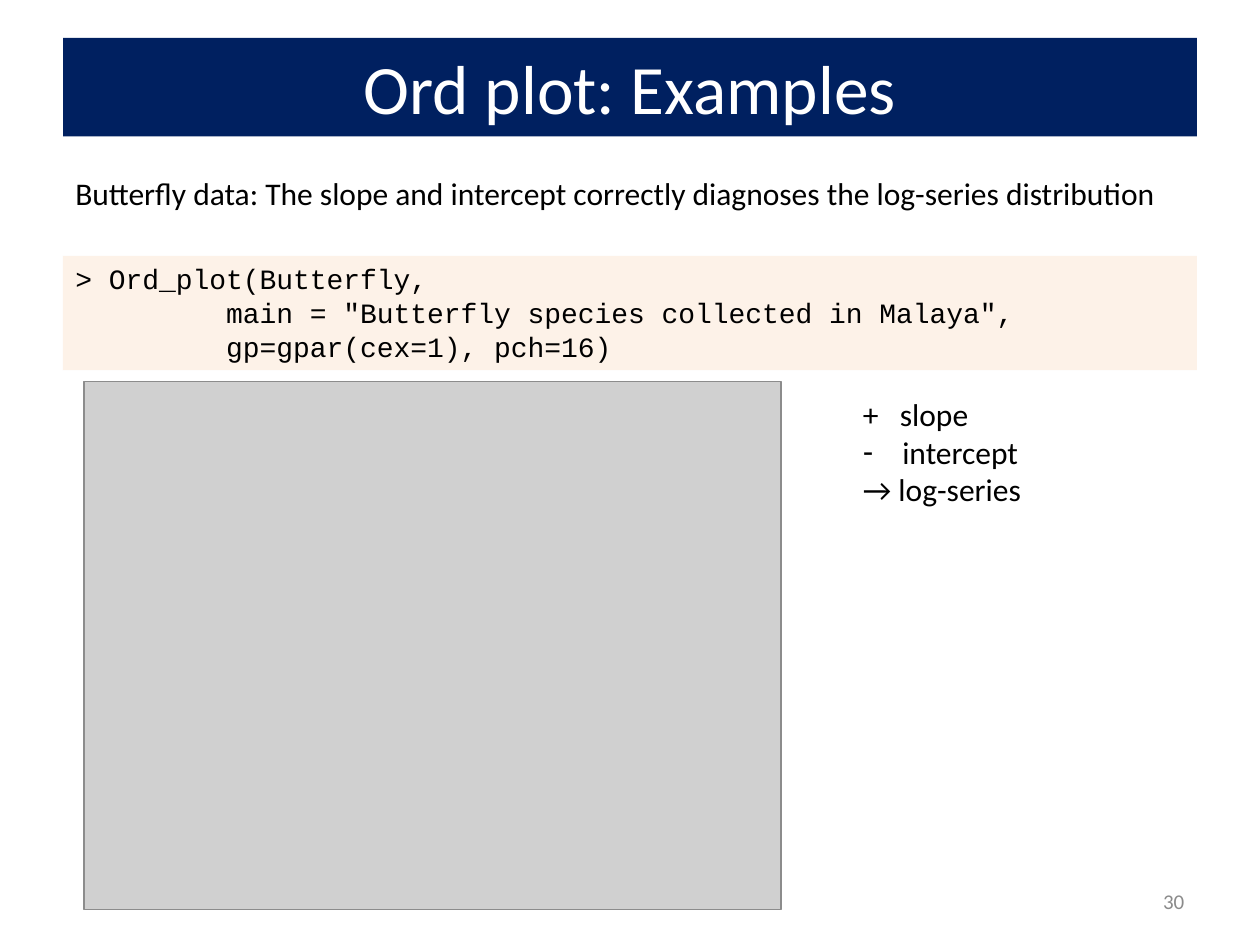
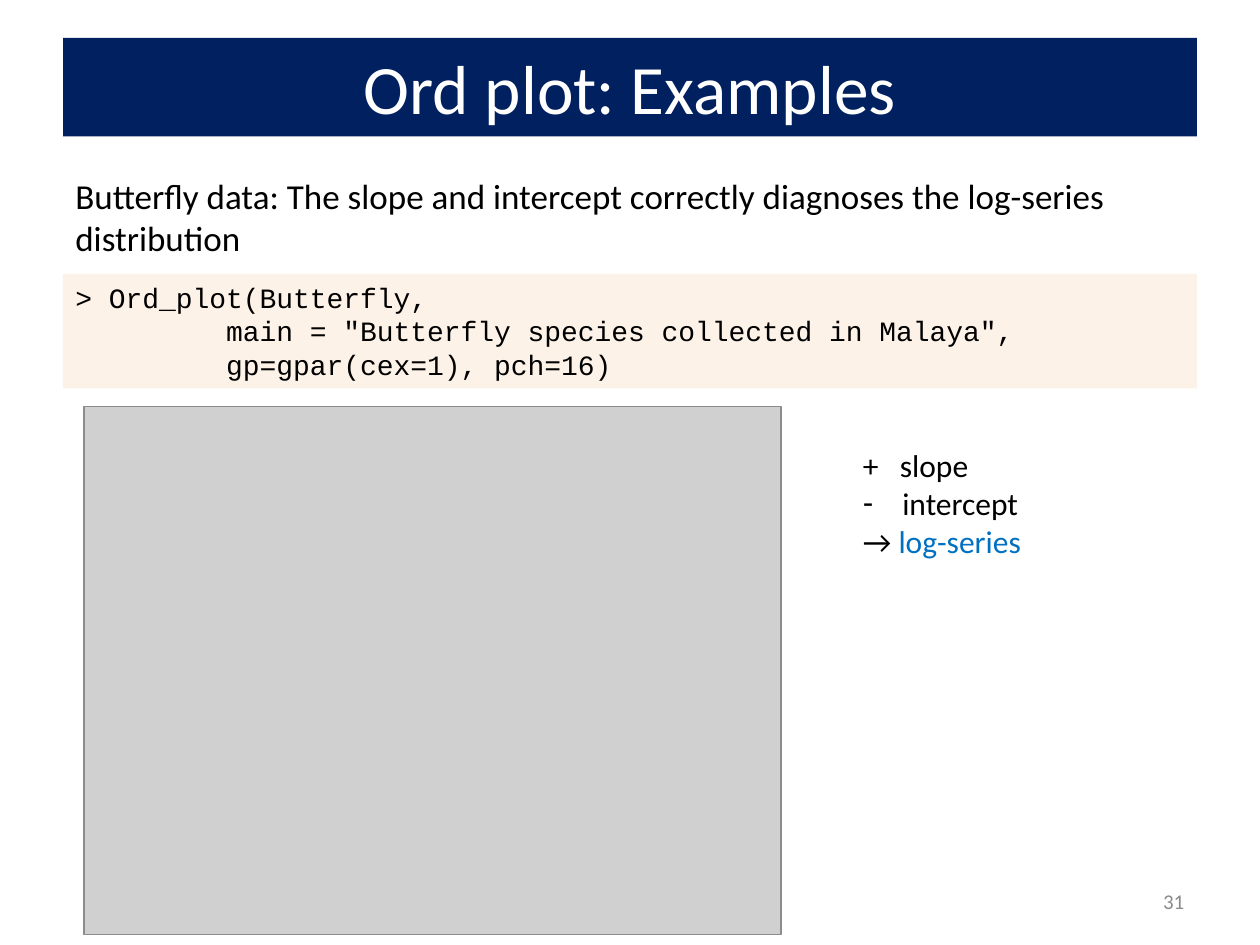
Before and after one commit to friendly/psy6136, a slide deck: slide 31 of docs/lectures/02-Discrete.pptx (slide 30 before the commit). Drawn at 1260x945 pixels with LibreOffice and Linux fonts; fonts in the diff are those of the drawing; grey boxes stand for pictures. Boxes give left, top, right and bottom in pixels: in the first picture for what was removed or moved away, otherwise in the second. Text is boxed around its words. In the diff, an @@ line names an element or a change of style, - is before the commit and + after.

```diff
--- a/docs/lectures/02-Discrete.pptx
+++ b/docs/lectures/02-Discrete.pptx
@@ text "Butterfly data: The slope and ..." at [75, 184, 1104, 252]: size 18 to 20 pt @@
@@ rectangle "> Ord_plot(Butterfly,": place and size @@
-rectangle "> Ord_plot(Butterfly," at [63, 256, 1197, 370]
+rectangle "> Ord_plot(Butterfly," at [63, 273, 1197, 388]
@@ picture: place and size @@
-picture at [84, 382, 781, 910]
+picture at [84, 406, 781, 934]
@@ text "+ slope": place and size @@
-text "+ slope" at [898, 404, 1020, 507]
+text "+ slope" at [899, 455, 1021, 559]
@@ text at [899, 531, 1021, 559]: text colour #000000 to #0070C0 in "log-series" @@
@@ page number at [1163, 895, 1184, 909]: text changed @@
-30
+31
```
Also in this commit, not shown: 8 other slides changed, 1 slide added, 13 other files.
